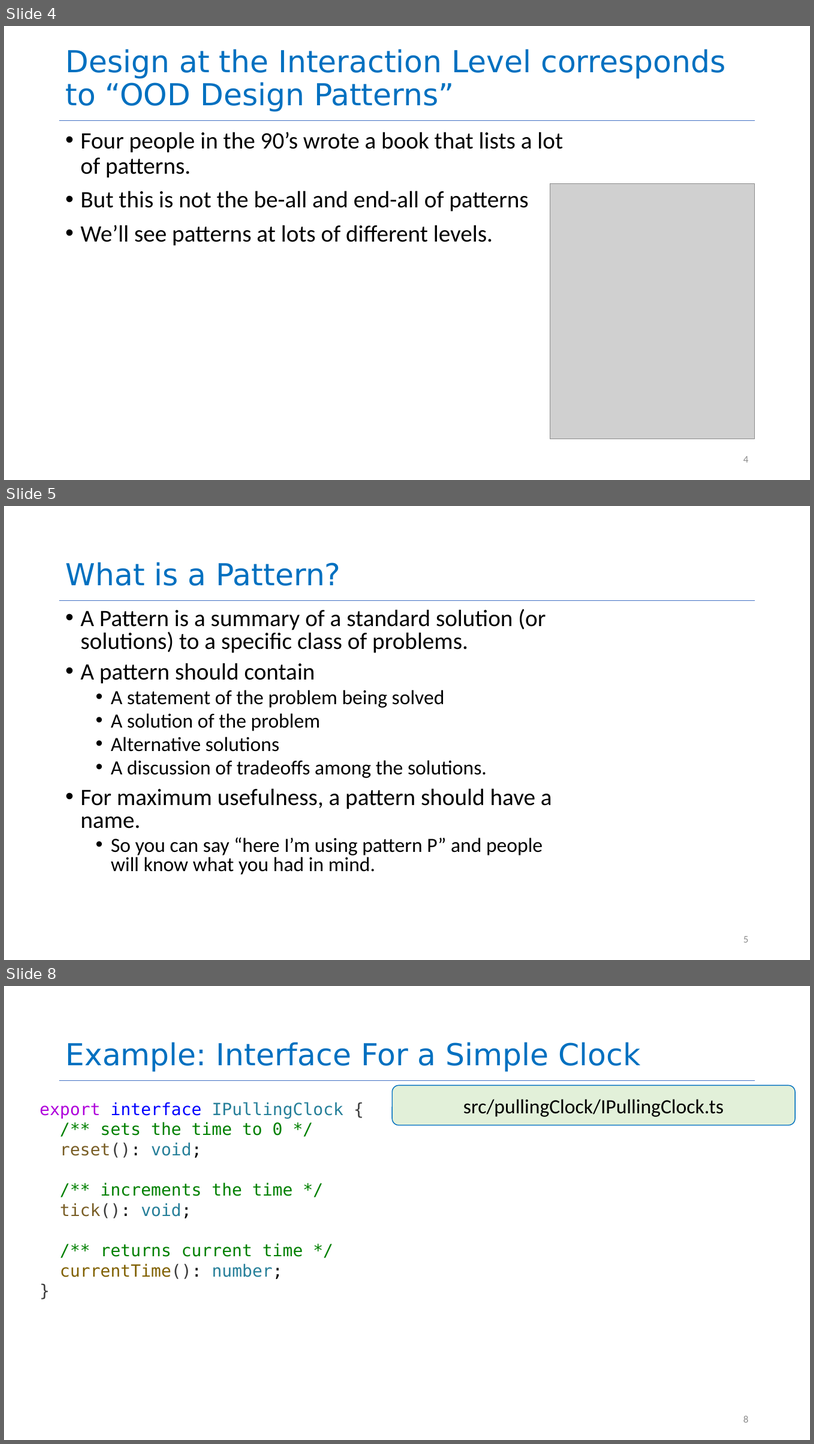
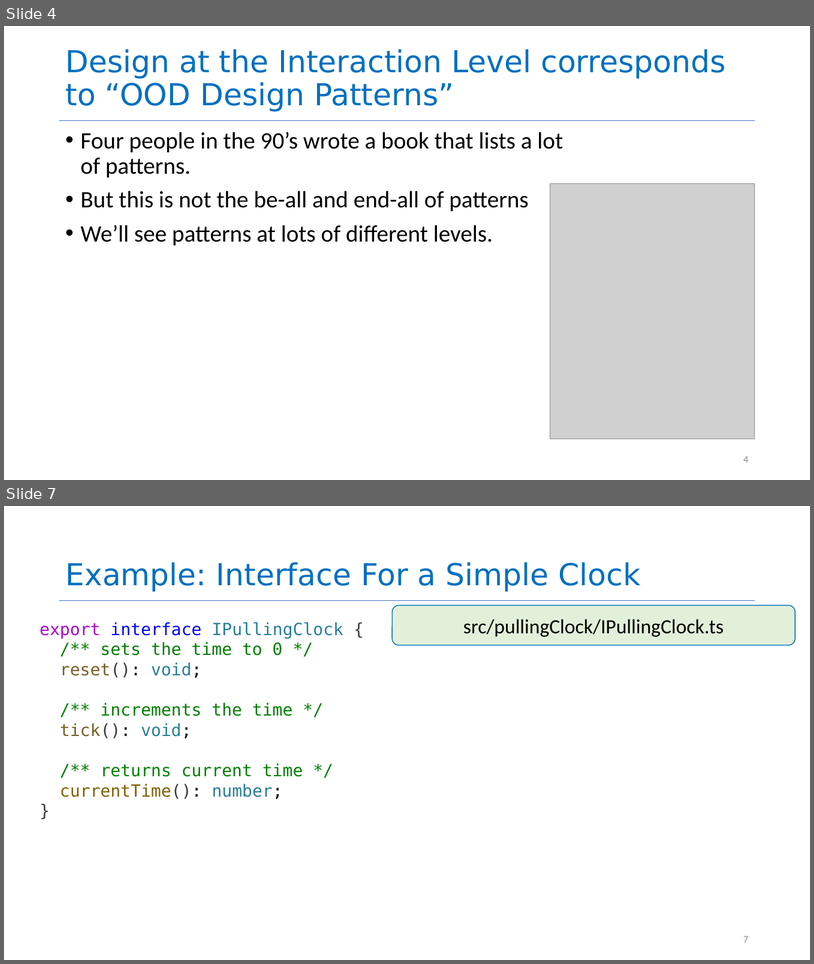
Before and after one commit to neu-se/CS4530-Spring-2026, a slide deck: Slides/Module 11.1 Interaction-Level Design.pptx. Shown one above the other, each under a label of ours: slides 4, 5 and 8 before the commit, slides 4 and 7 after it; the slides between them are not shown. The pictures are 814x1444 and 814x964 pixels, drawn with LibreOffice and Linux fonts; fonts in the diff are those of the drawing; grey boxes stand for pictures. Boxes give left, top, right and bottom in pixels: in the first picture for what was removed or moved away, otherwise in the second. Text is boxed around its words. In the diff, an @@ line names an element or a change of style, - is before the commit and + after.

```diff
--- a/Slides/Module 11.1 Interaction-Level Design.pptx
+++ b/Slides/Module 11.1 Interaction-Level Design.pptx
@@ slide 5 removed at (4,506,810,960), background #FFFFFF; not listed: 1 template element that a slide beside it also shows @@
@@ title removed at (65,562,341,586) @@
-What is a Pattern?
@@ text removed at (81,609,552,874) @@
-• A Pattern is a summary of a standard solution (or solutions) to a specific class of problems.
-• A pattern should contain
-  • A statement of the problem being solved
-  • A solution of the problem
-  • Alternative solutions
-  • A discussion of tradeoffs among the solutions.
-• For maximum usefulness, a pattern should have a name.
-  • So you can say “here I’m using pattern P” and people will know what you had in mind.
@@ page number removed at (744,936,749,942) @@
-5
@@ what was slide 8 is now slide 7 @@
@@ page number at (744,936,749,942): text changed @@
-8
+7
```
Also in this commit, not shown: 10 slides changed, 6 slides added, 3 other slides removed.
